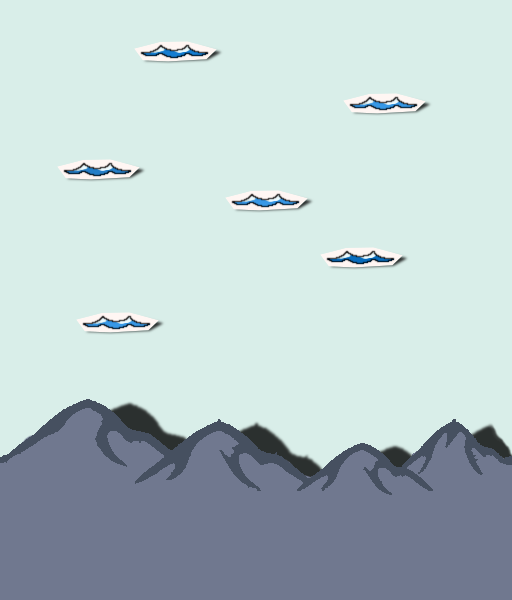
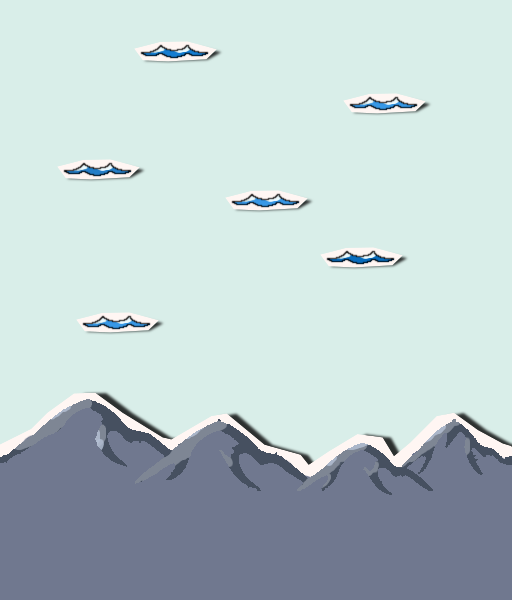
Layer changes from the first 512 x 600 image to the second:
painted on "Clipboard" over [15, 399, 470, 491]
added layer "Кнопки" in group "Layer Group #1" over [0, 392, 512, 491]
added layer "Perspective Shadow #6" (80%) in group "Layer Group #1" over [0, 390, 512, 491]
hid "Perspective Shadow #9" over [0, 400, 512, 491]
